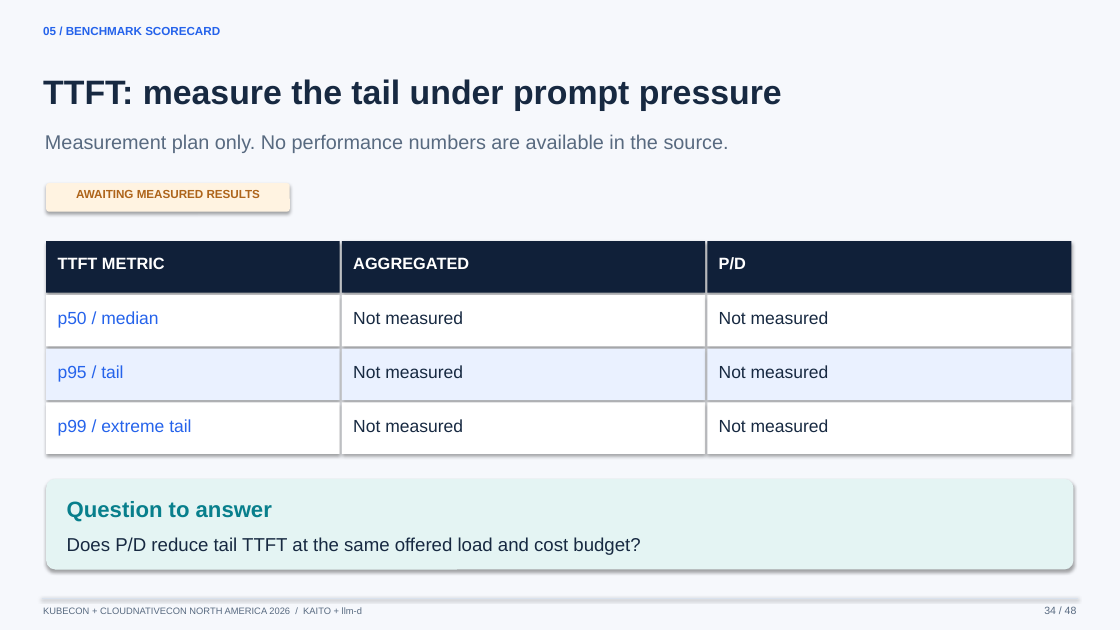
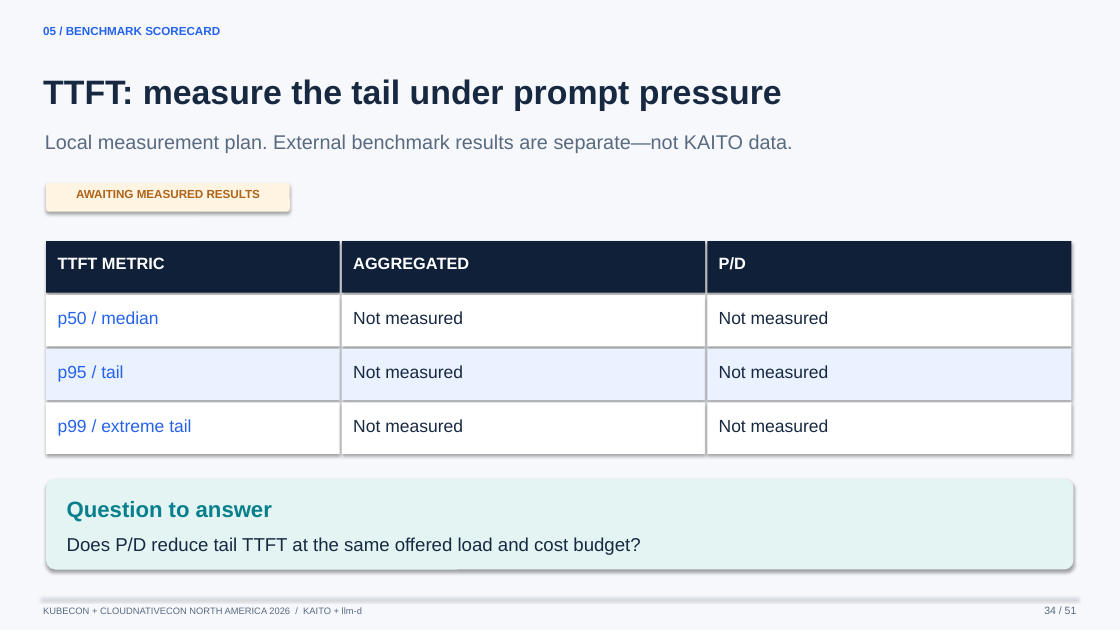
Before and after one commit to andyzhangx/demo, a slide deck: slide 34 of llm/kubecon-na-2026-pd-disaggregation.pptx. Drawn at 1120x630 pixels with LibreOffice and Linux fonts; fonts in the diff are those of the drawing. Boxes give left, top, right and bottom in pixels: in the first picture for what was removed or moved away, otherwise in the second. Text is boxed around its words. In the diff, an @@ line names an element or a change of style, - is before the commit and + after.

Commit message:
Add sourced P/D TTFT, SLO-load and efficiency benchmark slides

```diff
--- a/llm/kubecon-na-2026-pd-disaggregation.pptx
+++ b/llm/kubecon-na-2026-pd-disaggregation.pptx
@@ text at (x1=45, y1=134, x2=793, y2=153): text changed @@
-Measurement plan only. No performance numbers are available in the source.
+Local measurement plan. External benchmark results are separate—not KAITO data.
@@ text at (x1=1044, y1=606, x2=1077, y2=614): text changed @@
-34 / 48
+34 / 51
```
Also in this commit, not shown: 47 other slides changed, 3 slides added, 7 other files.
